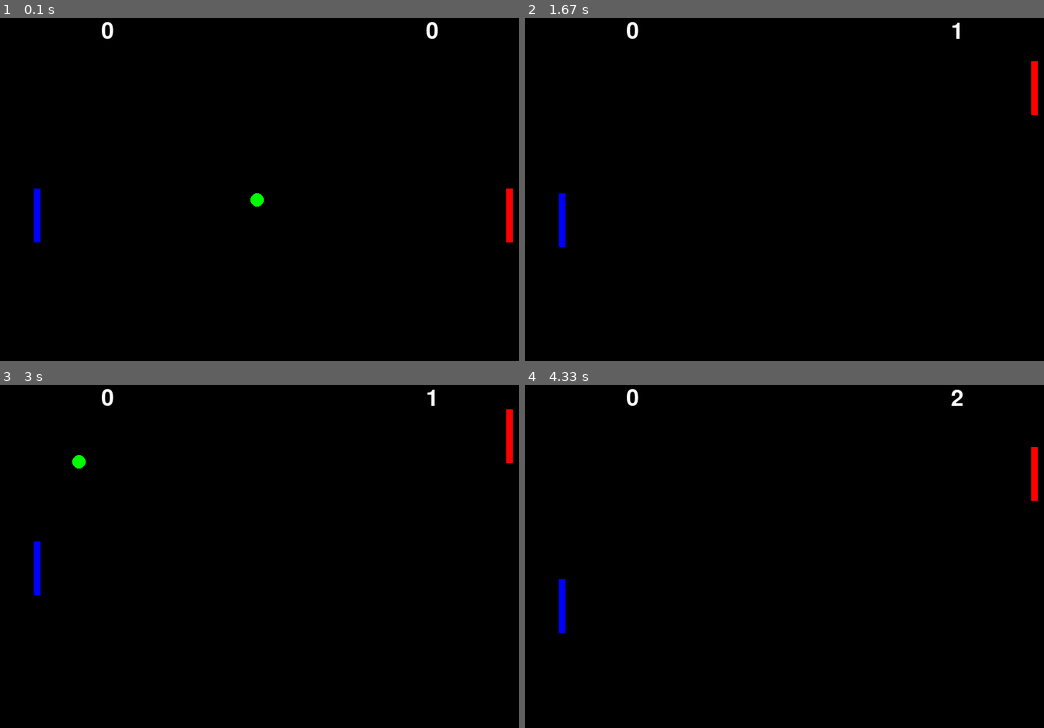
Above: before the commit, frames 1-4 (two rows, left to right).
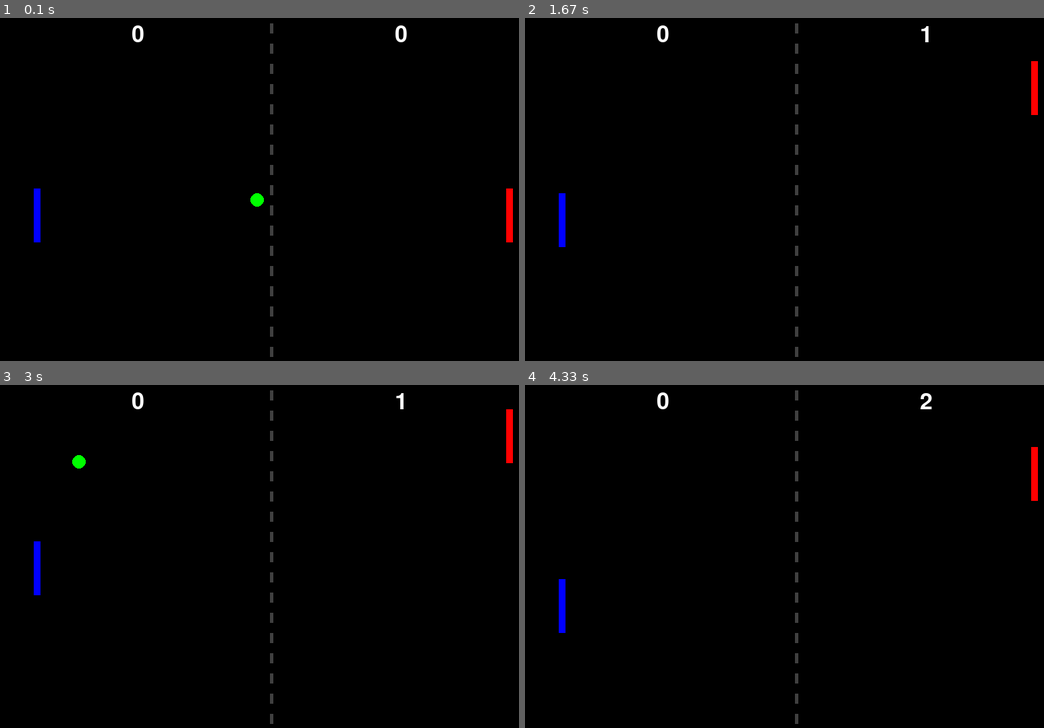
Above: after the commit, the same moments.

Repository: cwrlcarl/pygame-mini-games
Game: pygame game, started from pong-game/src/main.py
Two runs of this game, one before a commit and one after it. Both use one fixed random seed, a clock stepped at 60 frames per second and the inputs below.
Inputs:
- Up to frame 1 (0.1 s): no input
- Up to frame 2 (1.67 s): hold Up 0.33-0.8 s; hold Down 0.83-1.13 s; hold S 0.83-1.13 s; hold Up 1.17-1.53 s; hold W 1.17-1.53 s; hold Down from 1.57 s (still down); hold S from 1.57 s (still down)
- Up to frame 3 (3 s): release Down at 1.93 s; release S at 1.93 s; hold Up 1.97-2.27 s; hold W 1.97-2.27 s; hold Down 2.3-2.6 s; hold S 2.3-2.6 s; hold Up from 2.63 s (still down); hold W from 2.63 s (still down)
- Up to frame 4 (4.33 s): release Up at 3 s; release W at 3 s; hold Down 3.03-3.4 s; hold S 3.03-3.4 s; hold Up 3.43-3.73 s; hold W 3.43-3.73 s; hold Down 3.77-4.07 s; hold S 3.77-4.07 s; hold Up from 4.1 s (still down); hold W from 4.1 s (still down)

The runs differ from the first frame. In frame 1, 0.6% of the frame differs, in the area x 19-85%, y 1-99%; in frame 2, 0.5%; in frame 3, 0.5%; in frame 4, 0.6%.

Commit message:
Draw pong court divider

Diff:
--- a/pong-game/src/main.py
+++ b/pong-game/src/main.py
@@ -14,42 +14,46 @@
         self.clock = pygame.time.Clock()
         self.running = True
         self.start_time = None
+        self.starting_y = 55
         self.paddle1 = Paddle(50, SCREEN_HEIGHT // 2, (0, 0, 255))
         self.paddle2 = Paddle(SCREEN_WIDTH - 50, SCREEN_HEIGHT // 2, (255, 0, 0))
         self._spawn_ball()
         self.player_score = 0
         self.enemy_score = 0
 
+    def draw_line(self):
+        width, height, gap_size, x = 5, 15, 15, SCREEN_WIDTH // 2
+        for dash in range(17):
+            y = self.starting_y + dash * (height + gap_size)
+            pygame.draw.rect(self.screen, (64, 64, 64),
+                             pygame.Rect(x, y, width, height))
+
+    def display_score_text(self):
+        player_score = SCORE_FONT.render(f'{self.player_score}', True, (255, 255, 255))
+        self.screen.blit(player_score, ((SCREEN_WIDTH - player_score.get_width()) // 4, self.starting_y))
+        enemy_score = SCORE_FONT.render(f'{self.enemy_score}', True, (255, 255, 255))
+        self.screen.blit(enemy_score, ((SCREEN_WIDTH - enemy_score.get_width()) // 4 * 3, self.starting_y))
+
     def draw(self):
         self.screen.fill((0, 0, 0))
+        self.draw_line()
         self.display_score_text()
         self.paddle1.draw(self.screen)
         self.paddle2.draw(self.screen)
         self.ball.draw(self.screen)
         pygame.display.flip()
 
-    def display_score_text(self):
-        player_score = SCORE_FONT.render(f'{self.player_score}', True, (255, 255, 255))
-        self.screen.blit(player_score, (150, 50))
-        enemy_score = SCORE_FONT.render(f'{self.enemy_score}', True, (255, 255, 255))
-        self.screen.blit(enemy_score, (SCREEN_WIDTH - enemy_score.get_width() - 150, 50))
-
-    def update(self):
-        self.paddle1.update_paddle1()
-        self.paddle2.update_paddle2()
-        self.ball.update()
-
-    def handle_collisions(self):
-        if (self.ball.rect.colliderect(self.paddle1.rect) or
-                self.ball.rect.colliderect(self.paddle2.rect)):
-            self.ball.dx *= -1
-
-        if (self.ball.rect.top < 0 or
-                self.ball.rect.bottom > SCREEN_HEIGHT):
-            self.ball.dy *= -1
-
     def _spawn_ball(self):
         self.ball = Ball(SCREEN_WIDTH // 2, SCREEN_HEIGHT // 2)
+
+    def respawn_ball(self):
+        if self.start_time is None:
+            self.start_time = pygame.time.get_ticks()
+        current_time = pygame.time.get_ticks()
+        elapsed_time = current_time - self.start_time
+        if elapsed_time > 1000:
+            self._spawn_ball()
+            self.start_time = None
 
     def handle_score(self):
         if self.ball.rect.right < 0:
@@ -64,14 +68,19 @@
                 self.player_score += 1
             self.respawn_ball()
 
-    def respawn_ball(self):
-        if self.start_time is None:
-            self.start_time = pygame.time.get_ticks()
-        current_time = pygame.time.get_ticks()
-        elapsed_time = current_time - self.start_time
-        if elapsed_time > 1000:
-            self._spawn_ball()
-            self.start_time = None
+    def handle_collisions(self):
+        if (self.ball.rect.colliderect(self.paddle1.rect) or
+                self.ball.rect.colliderect(self.paddle2.rect)):
+            self.ball.dx *= -1
+
+        if (self.ball.rect.top < 0 or
+                self.ball.rect.bottom > SCREEN_HEIGHT):
+            self.ball.dy *= -1
+
+    def update(self):
+        self.paddle1.update_paddle1()
+        self.paddle2.update_paddle2()
+        self.ball.update()
 
     def events(self):
         for event in pygame.event.get():
@@ -82,9 +91,9 @@
         while self.running:
             self.clock.tick(FPS)
             self.draw()
+            self.handle_score()
+            self.handle_collisions()
             self.update()
-            self.handle_collisions()
-            self.handle_score()
             self.events()
 
 
